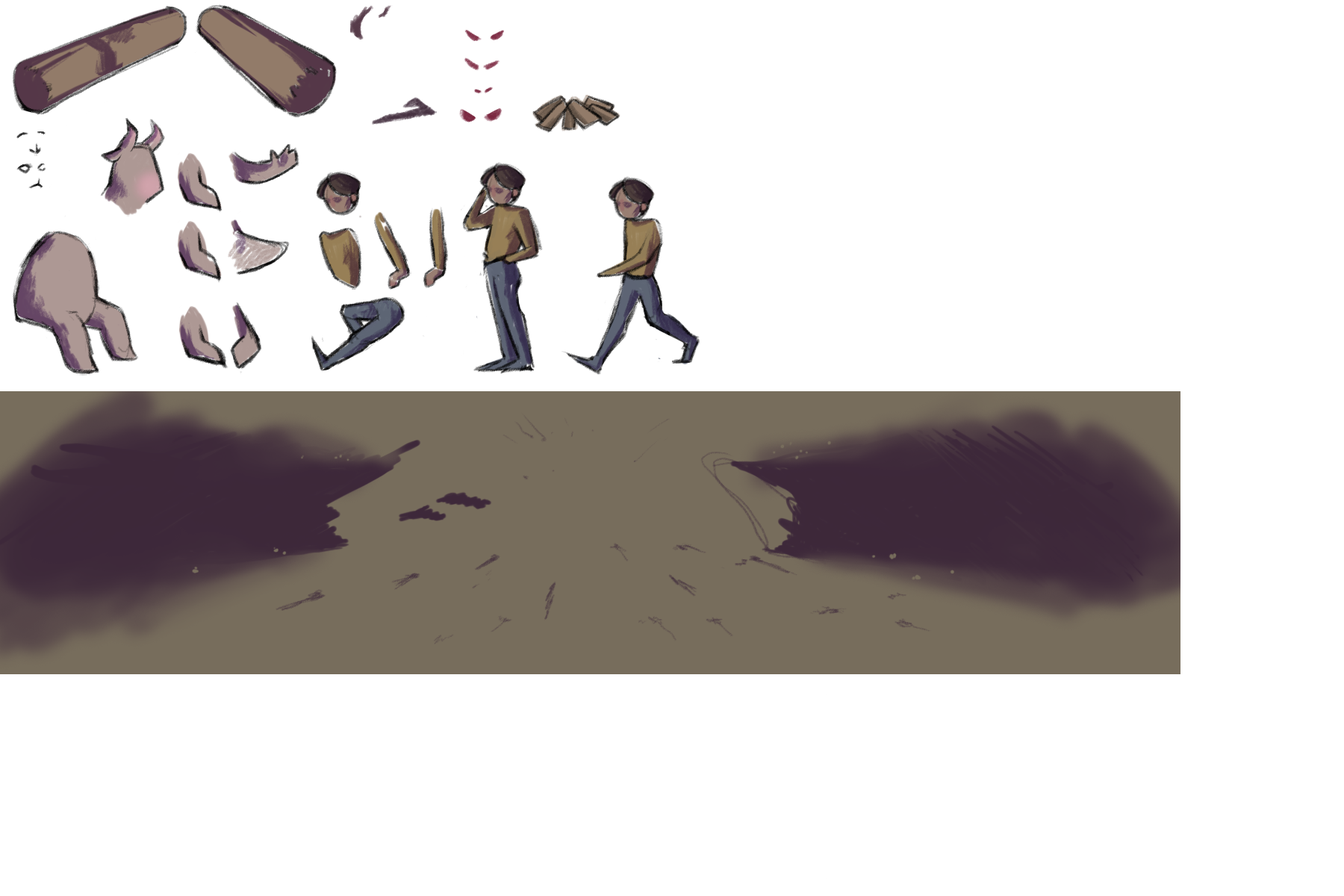
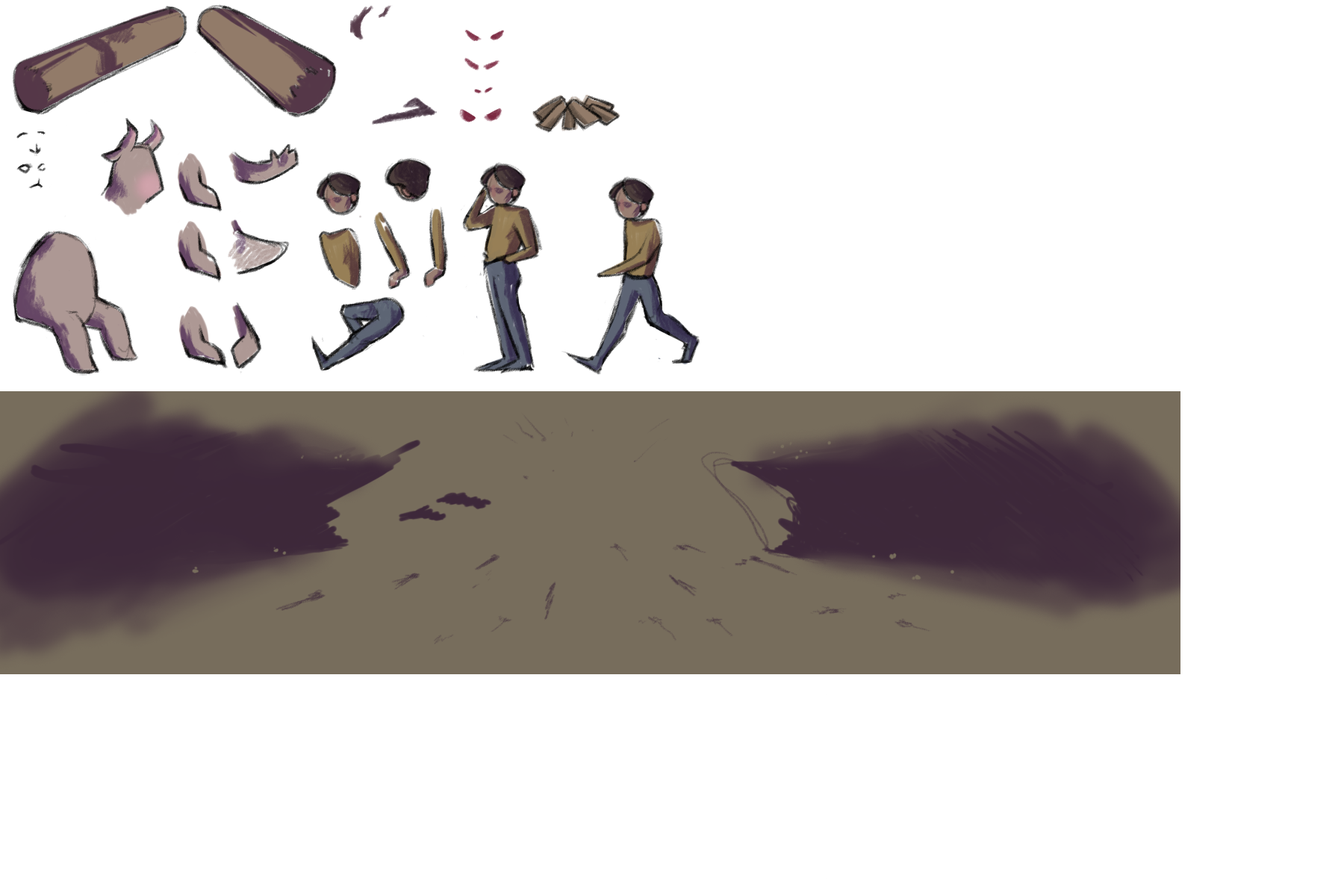
Layered file, before and after one edit (1344px x 896px). Changes by layer:
added group "head girada" with 4 layers in group "Deneb sentado" over [383, 157, 432, 204]
added layer "head" (5th of 9, in "Deneb sentado" › "head girada") in group "head girada" over [383, 157, 432, 204]
added layer "Capa 44" (multiply, 62%) in group "head girada" over [385, 157, 432, 204]
added layer "Capa 43" in group "head girada" over [385, 158, 432, 201]
